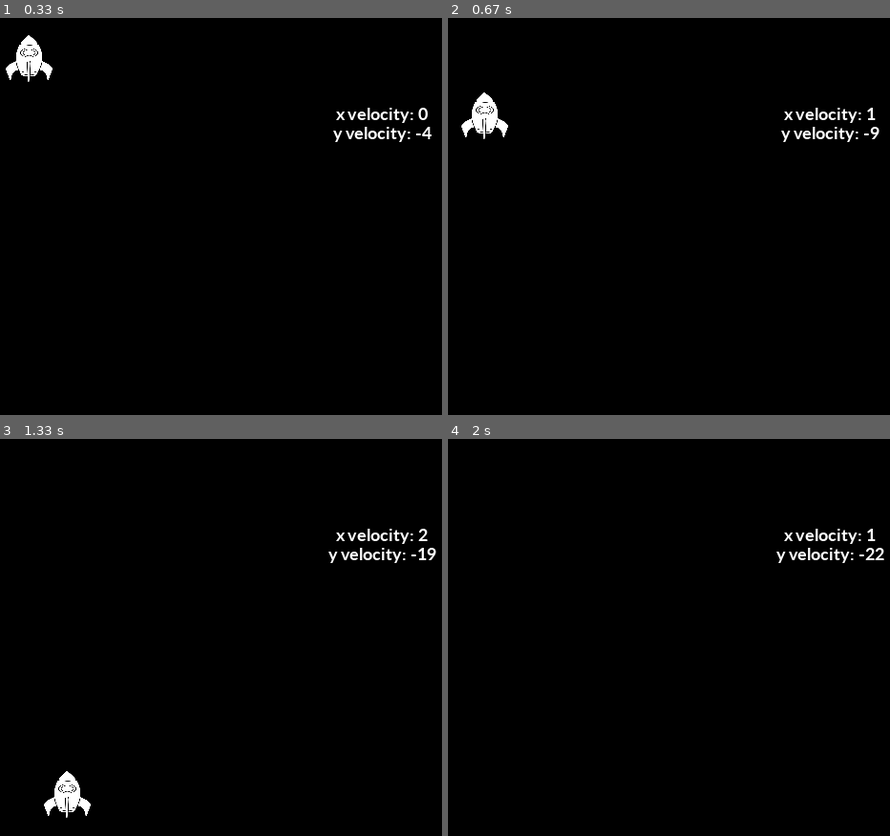
Above: before the commit, frames 1-4 (two rows, left to right).
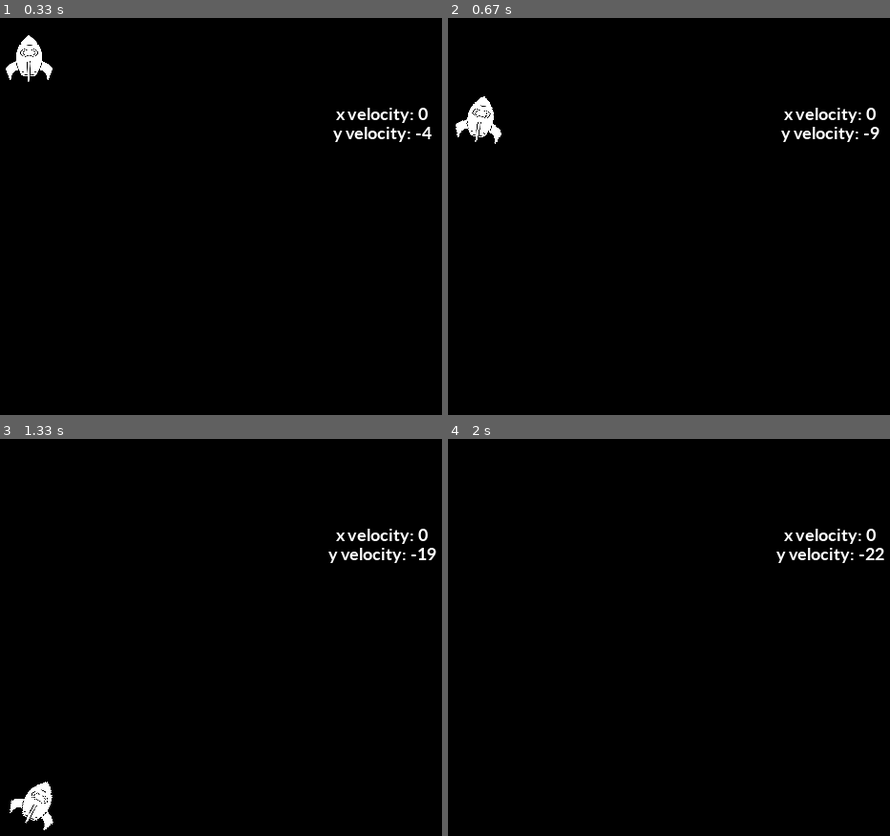
Above: after the commit, the same moments.

Repository: Nat1405/pythonic-pygames
Game: pygame game, started from lander.py
Same seed, same stepped clock (60 frames per second), same inputs: the game is played once before the commit and once after it. The source is Python 2; it was converted automatically to run under Python 3.
Inputs:
- Up to frame 1 (0.33 s): no input
- Up to frame 2 (0.67 s): hold Right from 0.33 s (still down)
- Up to frame 3 (1.33 s): release Right at 0.8 s; hold Right 0.83-1.3 s
- Up to frame 4 (2 s): hold Left 1.33-1.87 s; hold Down from 1.9 s (still down)

Frame 1 is identical in both runs. In frame 2, 0.5% of the frame differs, in the area x 1-97%, y 18-32%; in frame 3, 1.1%, in the area x 2-97%, y 22-99%; in frame 4, less than 0.1%.

Commit message:
Starting prepping for sin and cos integration

Diff:
--- a/lander.py
+++ b/lander.py
@@ -68,6 +68,10 @@
 rotate_left_flag = False
 rotate_right_flag = False
 
+# Some math functions that we'll need later on
+#
+# math.cos(math.radians(angle_in_degrees))
+
 #Create new lunar lander object
 lander = mymodule.Lander(x_pos,y_pos, x_velocity, y_velocity, x_acceleration, y_acceleration, engine_acceleration, screen, x_window_size, y_window_size)
 
@@ -84,24 +88,20 @@
 			done = True # Flag as done so we exit this loop
 		elif event.type == pygame.KEYDOWN:
 			# Check for key lefts, rights, etc
+			if event.key == pygame.K_LEFT:
+				rotate_left_flag = True
 			if event.key == pygame.K_RIGHT:
-				lander.accelerate_x();
-			if event.key == pygame.K_LEFT:
-				lander.deccelerate_x();
+				rotate_right_flag = True
 			if event.key == pygame.K_DOWN:
 				engine_firing_flag = True
 				print("Started firing")
-			if event.key == pygame.K_1:
-				rotate_left_flag = True
-			if event.key == pygame.K_2:
-				rotate_right_flag = True
 		elif event.type == pygame.KEYUP:
 			if event.key == pygame.K_DOWN:
 				engine_firing_flag = False
 				print("Stopped firing")
-			if event.key == pygame.K_1:
+			if event.key == pygame.K_LEFT:
 				rotate_left_flag = False
-			if event.key == pygame.K_2:
+			if event.key == pygame.K_RIGHT:
 				rotate_right_flag = False
 
 	# --- Game logic should go here
--- a/mymodule.py
+++ b/mymodule.py
@@ -1,6 +1,7 @@
 # This is a simple box object to move around the screen.
 
 import pygame
+import math
 
 class Lander(object):
 
@@ -31,8 +32,6 @@
         self.rot_image = self.lander_image
         self.rot_rect = self.imagerect
 
-
-
         # Intialize the endgame flags
 
         self.end_game_flag = True;
@@ -60,6 +59,8 @@
         # Check to see how the rocket is accelerating.
         # If engine is firing, velocity += y_acceleration - engine_acceleration
         # else velocity += y_acceleration because the lander is just falling.
+
+        # V0.1 Build: sines and cosines used to add a variable thrust vector.
 
         if engine_firing_flag:
             self.y_velocity += self.y_acceleration + self.engine_acceleration
Not shown, changed: mymodule.pyc
